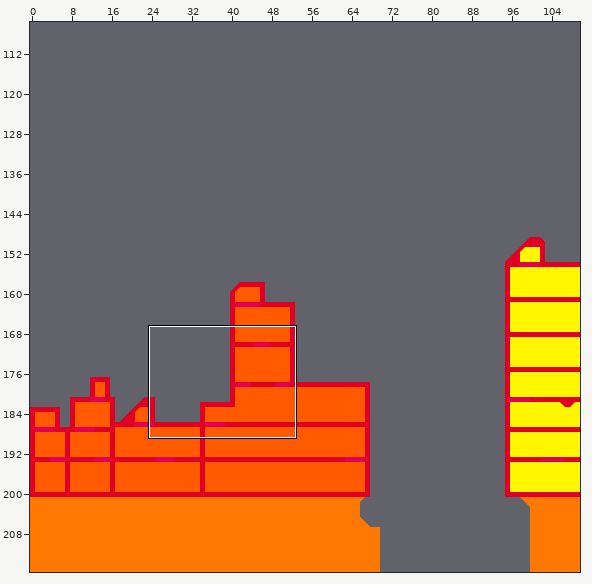
Tiled map: maps/nivel_1_1.tmx. Above: a wide view before the commit, with the close-up outlined.
Close-up. Before:
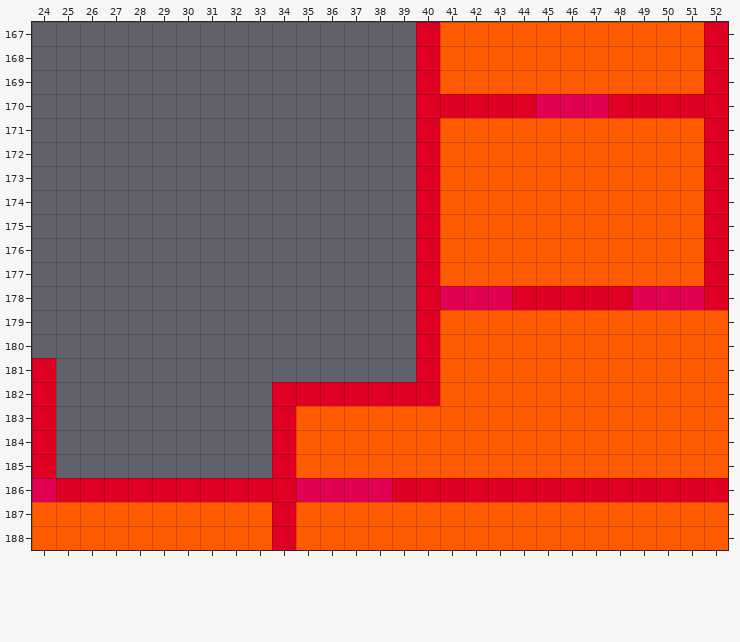
Cells are 32x32 px. Shown: x 24..52, y 167..188. The commit also changed other parts of the map, which this record leaves out.
The same view after the edit:
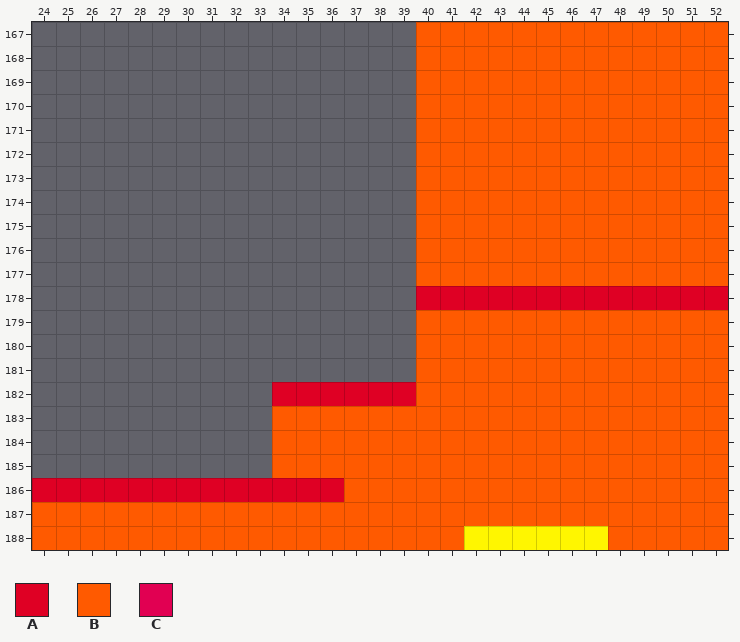
Key: from "Sin título-1": A 2, B 9, C 11.
_ is an empty cell.
Tiles replaced or removed in this view: A, B, C.
Change:
Changed rows in their new state; . is an unchanged cell.
Layer "B1" (now hidden):
first column x 24:
167 ................_..........._
168 ................_..........._
169 ................_..........._
170 ................_____________
171 ................_..........._
172 ................_..........._
173 ................_..........._
174 ................_..........._
175 ................_..........._
176 ................_..........._
177 ................_..........._
178 .................___.....___.
179 ................_............
180 ................_............
181 _..............._............
182 _..............._............
183 _........._..................
184 _........._..................
185 _........._..................
186 _..........__________________
187 .........._..................
188 .........._.......______.....
Where, in picture pixels (left, top, right, bottom), the same in both close-ups:
removed: (416, 22, 728, 406)
removed: (32, 358, 56, 502)
removed: (272, 406, 728, 550)
